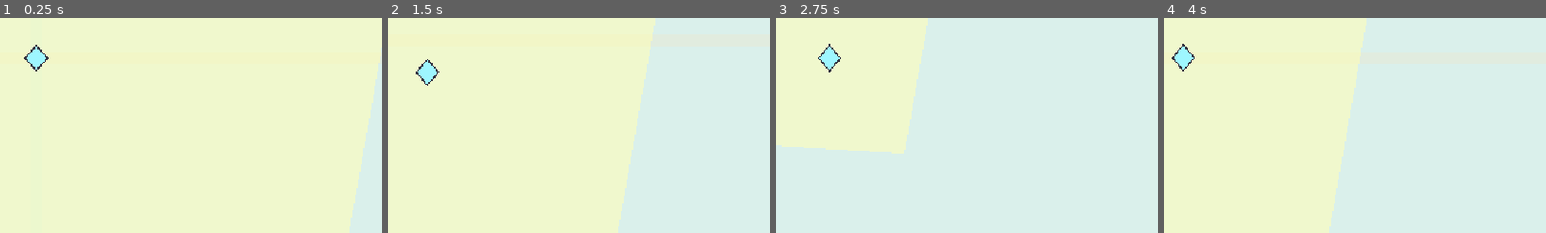
Above: before the commit, frames 1-4 (left to right).
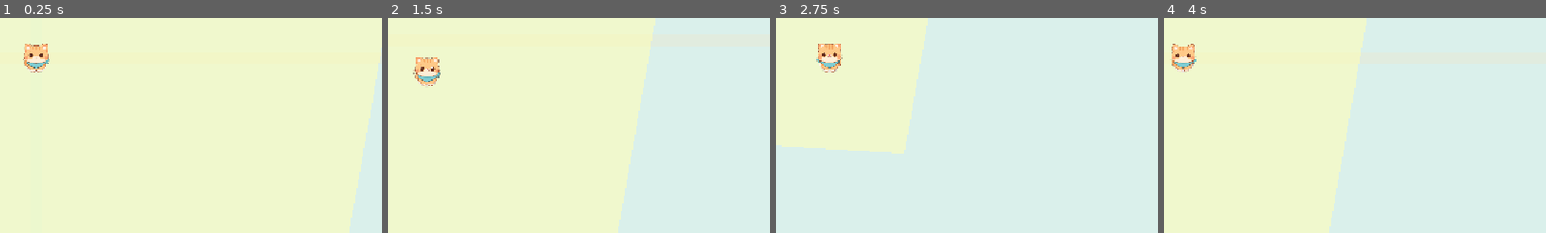
Above: after the commit, the same moments.

Repository: piiieeere/zeucozy
Game: Godot game, scene res://scenes/main.tscn
Two runs of this game, one before a commit and one after it. Both use one fixed random seed, a clock stepped at 60 frames per second and the inputs below.
Inputs:
- Up to frame 1 (0.25 s): no input
- Up to frame 2 (1.5 s): hold Right (ui_right) 0.53-1.28 s; hold Down (ui_down) from 1.28 s (still down)
- Up to frame 3 (2.75 s): release Down (ui_down) at 2.03 s; hold Right (ui_right) from 2.03 s (still down)
- Up to frame 4 (4 s): release Right (ui_right) at 2.78 s; hold Up (ui_up) 2.78-3.53 s; hold Left (ui_left) from 3.53 s (still down)
The pictures show only the part of the screen within x 45-95%, y 41-91%; the shares and areas given below are measured in that part.

The runs differ from the first frame. In frame 1, 0.7% of the frame differs, in the area x 6-13%, y 12-26%; in frame 2, 0.7%, in the area x 6-14%, y 18-32%; in frame 3, 0.7%; in frame 4, 0.7%.

Commit message:
Add import configuration for player_cat_sheet texture
- Introduced a new import configuration file for the player_cat_sheet.png texture.
- Configured texture compression settings and metadata for optimized usage in the project.
- Set parameters for mipmaps, roughness, and channel remapping to enhance rendering quality.

Diff:
--- a/scenes/player.tscn
+++ b/scenes/player.tscn
@@ -1,6 +1,7 @@
-[gd_scene load_steps=4 format=3]
+[gd_scene load_steps=22 format=3]
 
 [ext_resource type="Script" path="res://scripts/player.gd" id="1_gjffe"]
+[ext_resource type="Texture2D" path="res://assets/sprites/approved/player_cat_sheet.png" id="2_sheet"]
 
 [sub_resource type="CircleShape2D" id="CircleShape2D_body"]
 radius = 14.0
@@ -11,6 +12,149 @@
 [sub_resource type="CircleShape2D" id="CircleShape2D_pickup"]
 radius = 72.0
 
+[sub_resource type="AtlasTexture" id="AT_d0"]
+atlas = ExtResource("2_sheet")
+region = Rect2(0, 0, 128, 128)
+
+[sub_resource type="AtlasTexture" id="AT_d1"]
+atlas = ExtResource("2_sheet")
+region = Rect2(128, 0, 128, 128)
+
+[sub_resource type="AtlasTexture" id="AT_d2"]
+atlas = ExtResource("2_sheet")
+region = Rect2(256, 0, 128, 128)
+
+[sub_resource type="AtlasTexture" id="AT_d3"]
+atlas = ExtResource("2_sheet")
+region = Rect2(384, 0, 128, 128)
+
+[sub_resource type="AtlasTexture" id="AT_u0"]
+atlas = ExtResource("2_sheet")
+region = Rect2(0, 128, 128, 128)
+
+[sub_resource type="AtlasTexture" id="AT_u1"]
+atlas = ExtResource("2_sheet")
+region = Rect2(128, 128, 128, 128)
+
+[sub_resource type="AtlasTexture" id="AT_u2"]
+atlas = ExtResource("2_sheet")
+region = Rect2(256, 128, 128, 128)
+
+[sub_resource type="AtlasTexture" id="AT_u3"]
+atlas = ExtResource("2_sheet")
+region = Rect2(384, 128, 128, 128)
+
+[sub_resource type="AtlasTexture" id="AT_r0"]
+atlas = ExtResource("2_sheet")
+region = Rect2(0, 256, 128, 128)
+
+[sub_resource type="AtlasTexture" id="AT_r1"]
+atlas = ExtResource("2_sheet")
+region = Rect2(128, 256, 128, 128)
+
+[sub_resource type="AtlasTexture" id="AT_r2"]
+atlas = ExtResource("2_sheet")
+region = Rect2(256, 256, 128, 128)
+
+[sub_resource type="AtlasTexture" id="AT_r3"]
+atlas = ExtResource("2_sheet")
+region = Rect2(384, 256, 128, 128)
+
+[sub_resource type="AtlasTexture" id="AT_l0"]
+atlas = ExtResource("2_sheet")
+region = Rect2(0, 384, 128, 128)
+
+[sub_resource type="AtlasTexture" id="AT_l1"]
+atlas = ExtResource("2_sheet")
+region = Rect2(128, 384, 128, 128)
+
+[sub_resource type="AtlasTexture" id="AT_l2"]
+atlas = ExtResource("2_sheet")
+region = Rect2(256, 384, 128, 128)
+
+[sub_resource type="AtlasTexture" id="AT_l3"]
+atlas = ExtResource("2_sheet")
+region = Rect2(384, 384, 128, 128)
+
+[sub_resource type="SpriteFrames" id="SpriteFrames_main"]
+animations = [{
+"frames": [{
+"duration": 1.0,
+"texture": SubResource("AT_d0")
+}],
+"loop": true,
+"name": &"idle",
+"speed": 4.0
+}, {
+"frames": [{
+"duration": 1.0,
+"texture": SubResource("AT_d0")
+}, {
+"duration": 1.0,
+"texture": SubResource("AT_d1")
+}, {
+"duration": 1.0,
+"texture": SubResource("AT_d2")
+}, {
+"duration": 1.0,
+"texture": SubResource("AT_d3")
+}],
+"loop": true,
+"name": &"walk_down",
+"speed": 8.0
+}, {
+"frames": [{
+"duration": 1.0,
+"texture": SubResource("AT_u0")
+}, {
+"duration": 1.0,
+"texture": SubResource("AT_u1")
+}, {
+"duration": 1.0,
+"texture": SubResource("AT_u2")
+}, {
+"duration": 1.0,
+"texture": SubResource("AT_u3")
+}],
+"loop": true,
+"name": &"walk_up",
+"speed": 8.0
+}, {
+"frames": [{
+"duration": 1.0,
+"texture": SubResource("AT_r0")
+}, {
+"duration": 1.0,
+"texture": SubResource("AT_r1")
+}, {
+"duration": 1.0,
+"texture": SubResource("AT_r2")
+}, {
+"duration": 1.0,
+"texture": SubResource("AT_r3")
+}],
+"loop": true,
+"name": &"walk_right",
+"speed": 8.0
+}, {
+"frames": [{
+"duration": 1.0,
+"texture": SubResource("AT_l0")
+}, {
+"duration": 1.0,
+"texture": SubResource("AT_l1")
+}, {
+"duration": 1.0,
+"texture": SubResource("AT_l2")
+}, {
+"duration": 1.0,
+"texture": SubResource("AT_l3")
+}],
+"loop": true,
+"name": &"walk_left",
+"speed": 8.0
+}]
+
 [node name="Player" type="CharacterBody2D"]
 collision_layer = 1
 collision_mask = 0
@@ -19,13 +163,11 @@
 [node name="CollisionShape2D" type="CollisionShape2D" parent="."]
 shape = SubResource("CircleShape2D_body")
 
-[node name="Outline" type="Polygon2D" parent="."]
-color = Color(0.164706, 0.164706, 0.227451, 0.95)
-polygon = PackedVector2Array(0, -21, 18, 0, 0, 21, -18, 0)
-
-[node name="Body" type="Polygon2D" parent="."]
-color = Color(0.623529, 0.964706, 1, 1)
-polygon = PackedVector2Array(0, -18, 15, 0, 0, 18, -15, 0)
+[node name="AnimatedSprite2D" type="AnimatedSprite2D" parent="."]
+sprite_frames = SubResource("SpriteFrames_main")
+animation = &"idle"
+autoplay = "idle"
+scale = Vector2(0.35, 0.35)
 
 [node name="Hurtbox" type="Area2D" parent="."]
 collision_layer = 8
--- a/scripts/player.gd
+++ b/scripts/player.gd
@@ -17,6 +17,7 @@
 @export var pickup_radius: float = 72.0
 
 @onready var pickup_collision: CollisionShape2D = $PickupArea/CollisionShape2D
+@onready var _sprite: AnimatedSprite2D = $AnimatedSprite2D
 
 var health: int
 var level := 1
@@ -37,6 +38,7 @@
 func _physics_process(delta: float) -> void:
 	if _is_run_paused():
 		velocity = Vector2.ZERO
+		_play_anim(&"idle")
 		return
 
 	var input_direction := Input.get_vector("ui_left", "ui_right", "ui_up", "ui_down")
@@ -46,6 +48,7 @@
 
 	velocity = input_direction * speed
 	move_and_slide()
+	_update_animation(input_direction)
 
 	var game = _get_game()
 
@@ -161,6 +164,21 @@
 	stats_changed.emit(build_stats_text())
 
 
+func _update_animation(input_dir: Vector2) -> void:
+	if input_dir == Vector2.ZERO:
+		_play_anim(&"idle")
+		return
+	if abs(input_dir.x) >= abs(input_dir.y):
+		_play_anim(&"walk_right" if input_dir.x > 0 else &"walk_left")
+	else:
+		_play_anim(&"walk_down" if input_dir.y > 0 else &"walk_up")
+
+
+func _play_anim(anim: StringName) -> void:
+	if _sprite.animation != anim or not _sprite.is_playing():
+		_sprite.play(anim)
+
+
 func _get_game() -> Node:
 	return get_tree().get_first_node_in_group("game_root")
 
Binary file added: assets/sprites/approved/player_cat.png
Not shown, added: assets/sprites/approved/player_cat.png.import
Binary file added: assets/sprites/approved/player_cat_sheet.png
Not shown, added: assets/sprites/approved/player_cat_sheet.png.import
